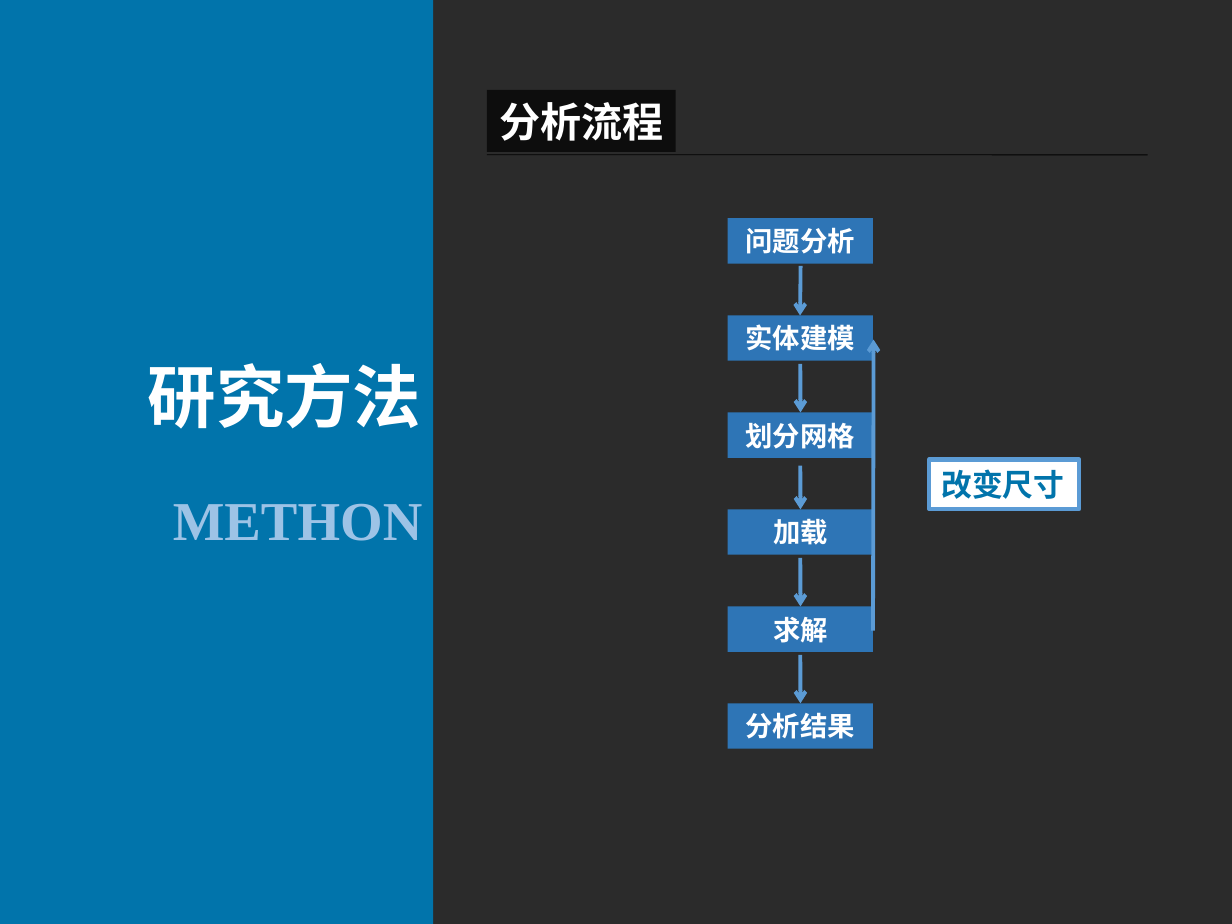
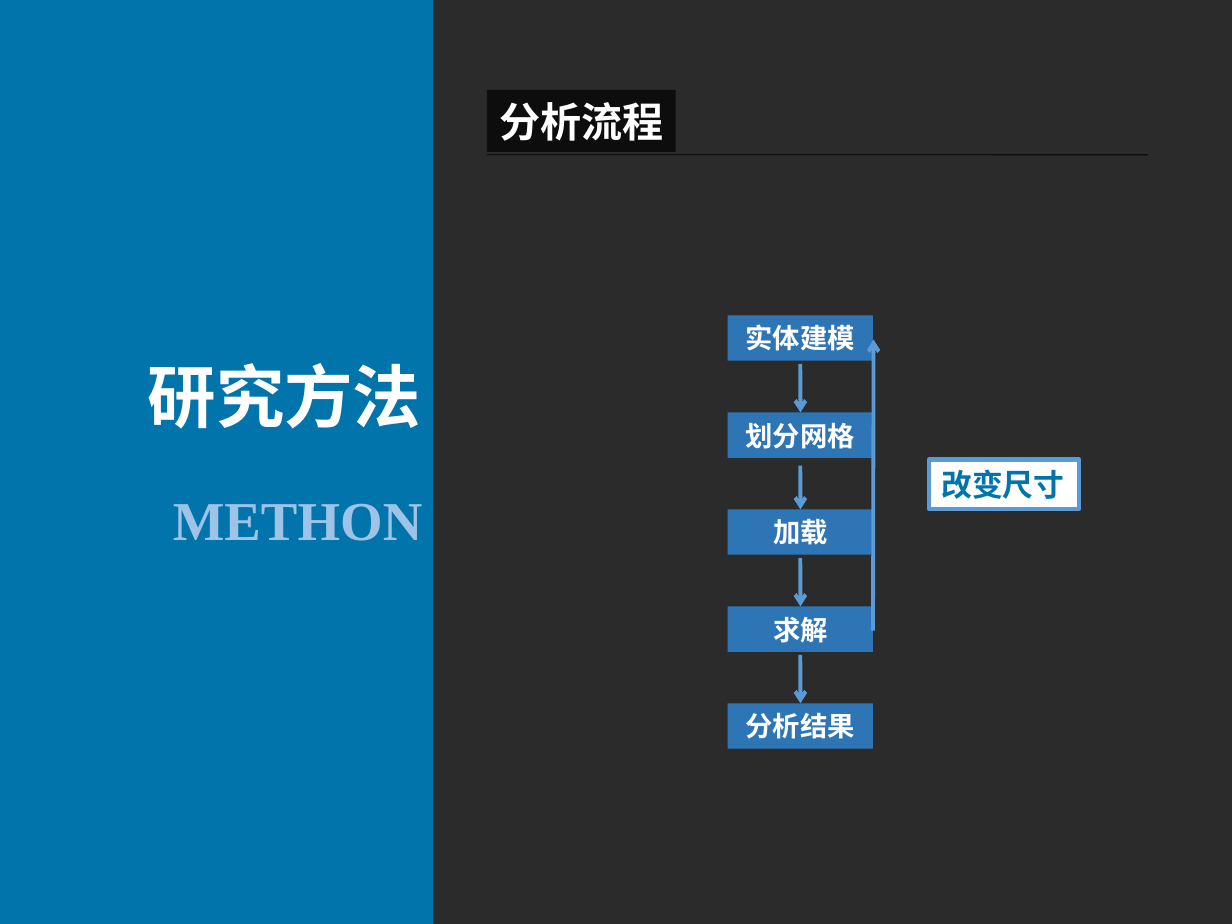
Before and after one commit to Fitor/Thesis, a slide deck: slide 5 of report/Report By Ci.ppt. Drawn at 1232x924 pixels with LibreOffice and Linux fonts; fonts in the diff are those of the drawing; background and template pictures are left out; a plain dark background stands for a picture behind light text. Boxes give left, top, right and bottom in pixels: in the first picture for what was removed or moved away, otherwise in the second. Text is boxed around its words. In the diff, an @@ line names an element or a change of style, - is before the commit and + after.

```diff
--- a/report/Report By Ci.ppt
+++ b/report/Report By Ci.ppt
@@ rectangle removed at (x1=728, y1=218, x2=873, y2=264) @@
-问题分析
@@ arrow removed from (801, 266) to (800, 315) @@
```
Also in this commit, not shown: 17 other slides changed, 3 slides removed, 1 other file.
